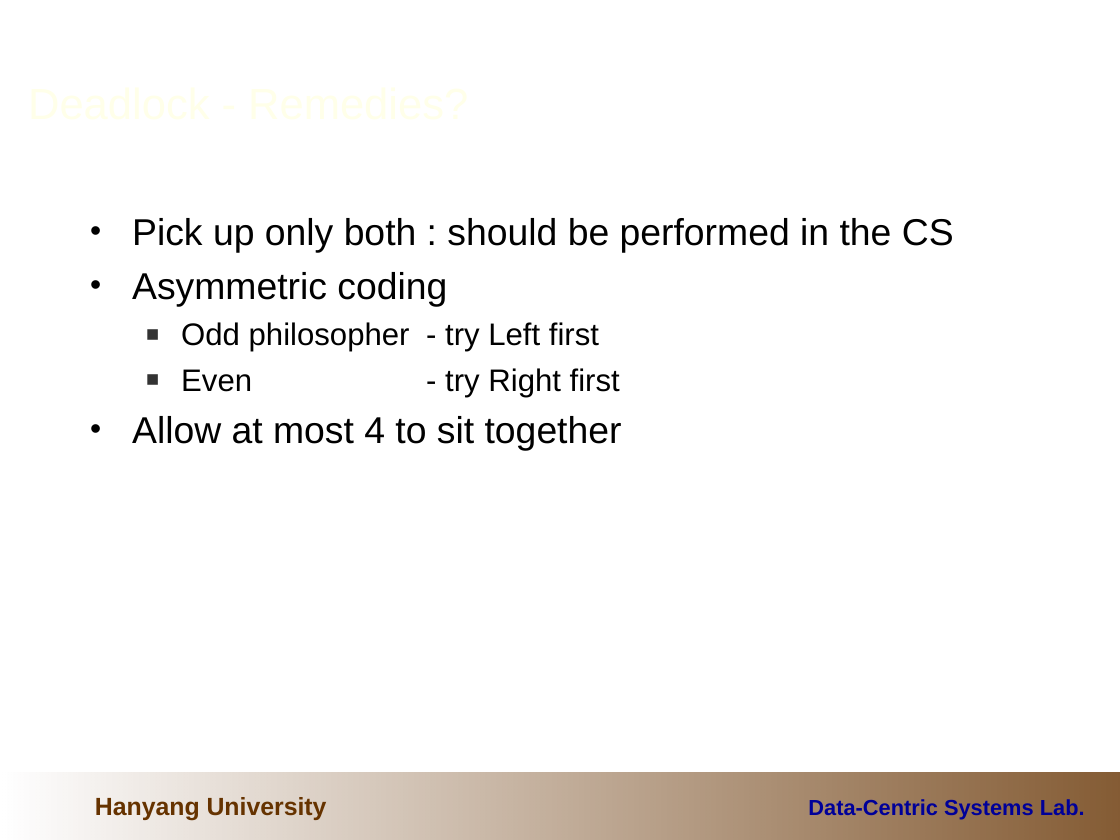
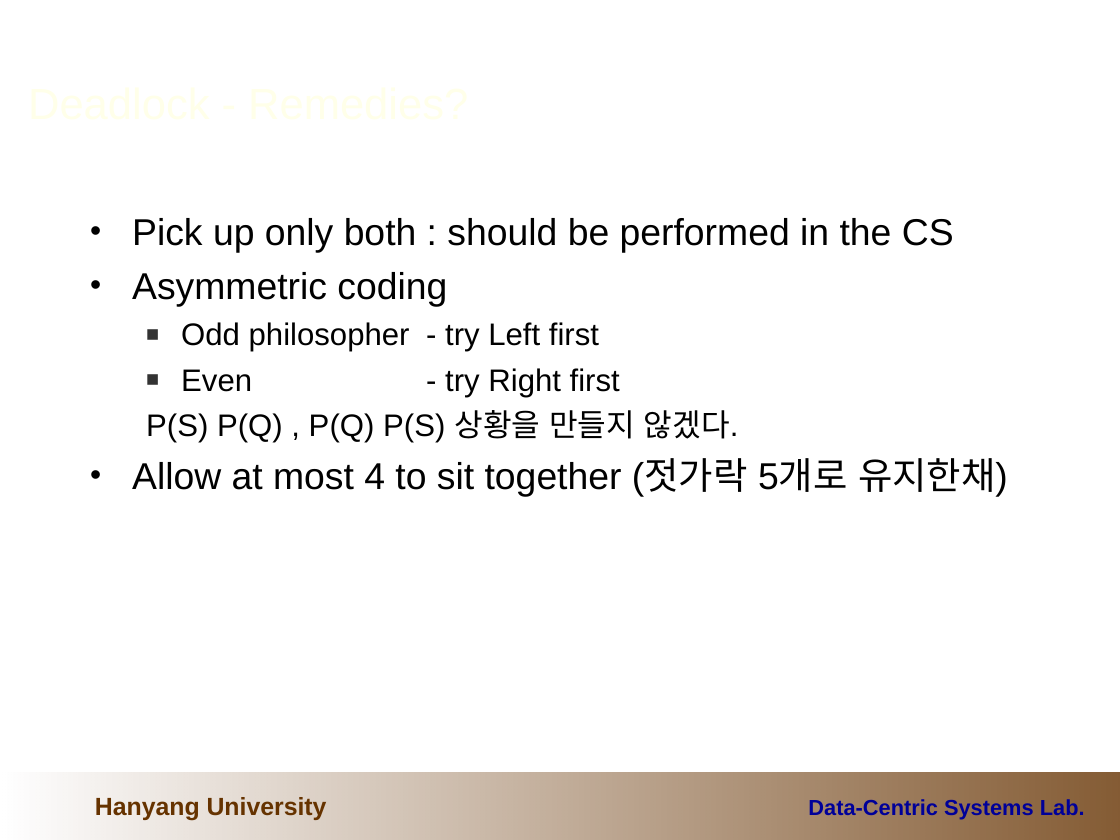
Before and after one commit to cocojk/major, a slide deck: slide 39 of os/이론/5.ProcessSync (1).ppt (slide 38 before the commit). Drawn at 1120x840 pixels with LibreOffice and Linux fonts; fonts in the diff are those of the drawing; background and template pictures are left out. Boxes give left, top, right and bottom in pixels: in the first picture for what was removed or moved away, otherwise in the second. Text is boxed around its words. In the diff, an @@ line names an element or a change of style, - is before the commit and + after.

```diff
--- a/os/이론/5.ProcessSync (1).ppt
+++ b/os/이론/5.ProcessSync (1).ppt
@@ text at (x1=132, y1=410, x2=1008, y2=497): text changed @@
-• Allow at most 4 to sit together
+  P(S) P(Q) , P(Q) P(S) 상황을 만들지 않겠다.
+• Allow at most 4 to sit together (젓가락 5개로 유지한채)
```
Also in this commit, not shown: 2 other slides changed, 1 slide added, 9 other files.
